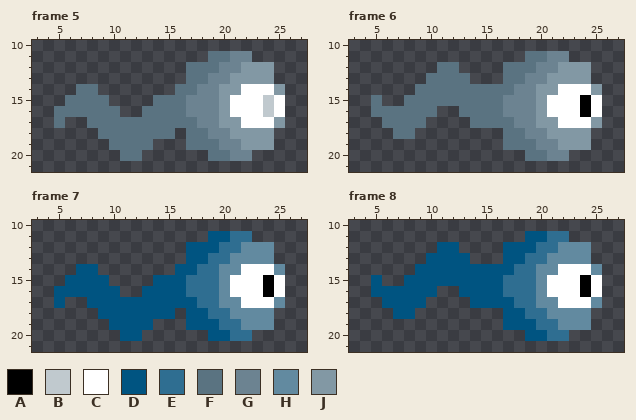
Edited in one commit: pixel-art file (EnemyEye.ase). The first picture shows the starting point.
32x32 pixels, 10 frames. Shown: frame 5: x 3..27, y 10..21; frame 6: x 3..27, y 10..21; frame 7: x 3..27, y 10..21; frame 8: x 3..27, y 10..21. The commit also changed other frames, which this record leaves out.
Palette (. is transparent): A #000000  B #c0c9ce  C #ffffff  D #005481  E #2f6e91  F #5a7381  G #6c8391  H #628aa0  J #8298a4
Pixels before, frame 5, first column x 5:
11 ..............FFGG...
12 ............FFFGGJJJ.
13 ............FFGGJJJJ.
14 ..FF.......FFGGJJCCCJ
15 .FFFF....FFFGGGJCCCBC
16 FFFFFF..FFFFGGGJCCCBC
17 F..FFFFFFFFFFGGJJCCCJ
18 ....FFFFFFF.FFGGJJJJ.
19 .....FFFF...FFFGGJJJ.
20 ......FF......FFGG...
Pixels before, frame 6, first column x 5:
11 ..............FFGG...
12 ......FF....FFFGGJJJ.
13 .....FFFF...FFGGJJJJ.
14 ....FFFFFFFFFGGJJCCCJ
15 F..FFFFFFFFFGGGJCCCAC
16 FFFFFF..FFFFGGGJCCCAC
17 .FFFF....FFFFGGJJCCCJ
18 ..FF........FFGGJJJJ.
19 ............FFFGGJJJ.
20 ..............FFGG...
Pixels before, frame 7, first column x 5:
11 ..............DDEE...
12 ............DDDEEHHH.
13 ............DDEEHHHH.
14 ..DD.......DDEEHHCCCH
15 .DDDD....DDDEEEHCCCAC
16 DDDDDD..DDDDEEEHCCCAC
17 D..DDDDDDDDDDEEHHCCCH
18 ....DDDDDDD.DDEEHHHH.
19 .....DDDD...DDDEEHHH.
20 ......DD......DDEE...
Pixels before, frame 8, first column x 5:
11 ..............DDEE...
12 ......DD....DDDEEHHH.
13 .....DDDD...DDEEHHHH.
14 ....DDDDDDDDDEEHHCCCH
15 D..DDDDDDDDDEEEHCCCAC
16 DDDDDD..DDDDEEEHCCCAC
17 .DDDD....DDDDEEHHCCCH
18 ..DD........DDEEHHHH.
19 ............DDDEEHHH.
20 ..............DDEE...
And afterwards:
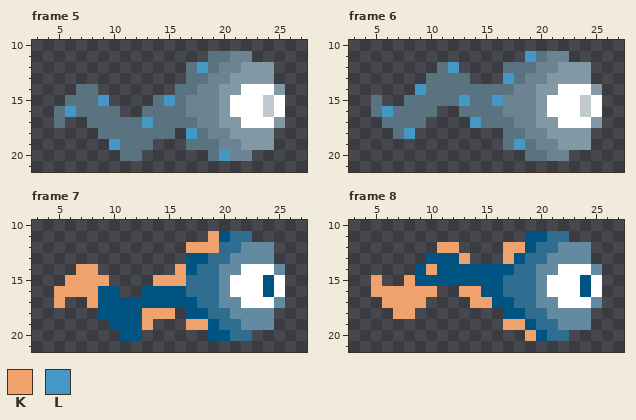
Colours new in this view: K #f0a26d  L #4597c5
Commit message: cambios minimos
Difference:
Changed rows in their new state; - is an unchanged pixel.
Frame 5:
first column x 6:
12 ------------L--
15 ---L-----L-----
16 L--------------
17 -------L-------
18 -----------L---
19 ----L----------
20 --------------L
Frame 6:
first column x 6:
11 -------------L-----
12 ------L------------
13 -----------L-------
14 ---L---------------
15 -------L--L-------B
16 L-----------------B
17 --------L----------
18 --L----------------
19 ------------L------
Frame 7:
first column x 5:
11 --------------K-----
12 ------------KKK-----
14 --KK-------K--------
15 -KKKK----KKK-------D
16 KKKK---------------D
17 K--K----------------
18 --------KKK---------
19 --------K---KK------
Frame 8:
first column x 5:
12 ------KK----KK------
13 --------K---K-------
14 -----K--------------
15 K--K---------------D
16 KKKKKK--KK---------D
17 -KKKK----KK---------
18 --KK----------------
19 ------------KK------
20 --------------K-----
Where, in picture pixels (left, top, right, bottom), the same in both pictures:
changed: (65, 62, 230, 161)
changed: (382, 51, 536, 139)
changed: (580, 95, 591, 117)
changed: (514, 139, 525, 150)
changed: (54, 231, 219, 330)
changed: (263, 275, 274, 297)
changed: (371, 242, 536, 341)
changed: (580, 275, 591, 297)
